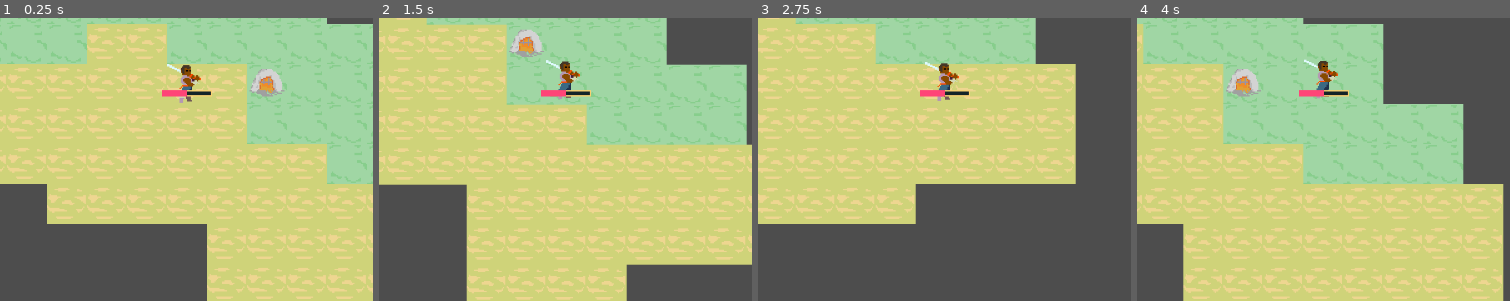
Above: before the commit, frames 1-4 (left to right).
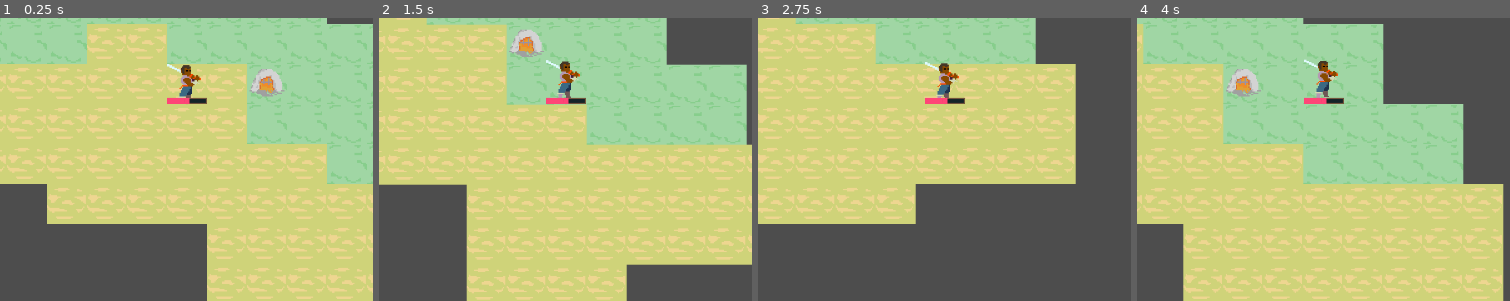
Above: after the commit, the same moments.

Repository: OttoElomaa/godot-4-roguelike-knights
Game: Godot game, scene res://Scenes/game_main.tscn
Two runs of this game, one before a commit and one after it. Both use one fixed random seed, a clock stepped at 60 frames per second and the inputs below.
Inputs (mouse positions are % of the whole screen's width and height, from its top left):
- Up to frame 1 (0.25 s): no input
- Up to frame 2 (1.5 s): tap Enter at 0.5 s; hold Right (ui_right) 0.53-1.28 s; tap 1 (1) at 0.6 s; tap 2 (2) at 0.8, 1.35 s; move the mouse to (32, 58) at 1.27 s; hold Down (ui_down) from 1.28 s (still down)
- Up to frame 3 (2.75 s): tap 3 (3) at 1.55, 2.1 s; move the mouse to (64, 30) at 2.02 s; release Down (ui_down) at 2.03 s; hold Right (ui_right) from 2.03 s (still down); tap 4 (4) at 2.3 s
- Up to frame 4 (4 s): move the mouse to (48, 74) at 2.77 s; release Right (ui_right) at 2.78 s; hold Up (ui_up) 2.78-3.53 s; tap 4 (4) at 2.85 s; tap L (L) at 3.05, 3.6 s; move the mouse to (86, 69) at 3.52 s; hold Left (ui_left) from 3.53 s (still down); tap O (O) at 3.8 s
The pictures show only the part of the screen within x 29-79%, y 41-91%; the shares and areas given below are measured in that part.

The runs differ from the first frame. In frame 1, 0.5% of the frame differs, in the area x 43-57%, y 25-31%; in frame 2, 0.6%; in frame 3, 0.5%; in frame 4, 0.6%.
Error in both runs: Invalid access to property or key 'isPlayer' on a base object of type 'Nil'. (res://Scripts/skill.gd:40)

Commit message:
Minor: Healthbars are now pretty. They shrink toward middle
Full-size empty frame, and shrinking secondary bar that alters its minSize to show the remaining life

Diff:
--- a/Resources/ResourceBarBackground01.tres
+++ b/Resources/ResourceBarBackground01.tres
@@ -6,4 +6,4 @@
 border_width_top = 1
 border_width_right = 1
 border_width_bottom = 1
-border_color = Color(0.976471, 0.819608, 0.447059, 1)
+border_color = Color(0.447059, 0.329412, 0.231373, 1)
--- a/Scenes/PlayerAndCreatures/health_component.tscn
+++ b/Scenes/PlayerAndCreatures/health_component.tscn
@@ -6,17 +6,26 @@
 
 [sub_resource type="StyleBoxEmpty" id="StyleBoxEmpty_2prju"]
 
+[sub_resource type="StyleBoxEmpty" id="StyleBoxEmpty_vgvuu"]
+
 [node name="HealthComponent" type="PanelContainer"]
-custom_minimum_size = Vector2(40, 10)
 offset_left = -20.0
 offset_right = 20.0
-offset_bottom = 10.0
+offset_bottom = 16.0
 theme_override_styles/panel = SubResource("StyleBoxEmpty_2prju")
 script = ExtResource("1_jqaur")
 
+[node name="HealthLabel" type="Label" parent="."]
+visible = false
+layout_mode = 2
+text = "HealthAmount"
+horizontal_alignment = 1
+vertical_alignment = 1
+
 [node name="HealthBar" type="ProgressBar" parent="."]
-custom_minimum_size = Vector2(40, 5)
+custom_minimum_size = Vector2(32, 5)
 layout_mode = 2
+size_flags_horizontal = 4
 size_flags_vertical = 8
 theme_override_styles/background = ExtResource("2_nheb4")
 theme_override_styles/fill = ExtResource("3_l1dc2")
@@ -25,9 +34,17 @@
 allow_lesser = true
 show_percentage = false
 
-[node name="HealthLabel" type="Label" parent="."]
-visible = false
+[node name="HealthBarRed" type="ProgressBar" parent="."]
+custom_minimum_size = Vector2(0, 5)
 layout_mode = 2
-text = "HealthAmount"
-horizontal_alignment = 1
-vertical_alignment = 1
+size_flags_horizontal = 4
+size_flags_vertical = 8
+theme_override_styles/fill = ExtResource("3_l1dc2")
+value = 100.0
+allow_greater = true
+allow_lesser = true
+show_percentage = false
+
+[node name="Panel" type="PanelContainer" parent="."]
+layout_mode = 2
+theme_override_styles/panel = SubResource("StyleBoxEmpty_vgvuu")
--- a/Scripts/PlayerAndCreatures/health_component.gd
+++ b/Scripts/PlayerAndCreatures/health_component.gd
@@ -23,22 +23,35 @@
 	updateVisual()
 	ui = creature.world.getUi()
 
+	$HealthBarRed.max_value = 100
+	$HealthBarRed.value = 100
 
 
 func updateVisual():
 
 	$HealthLabel.text = str(health)
-	$HealthBar.value = health
+	#$HealthBar.value = health
+	$HealthBar.value = 0
+
+
+	var barWidth = 32
+	var diff:float = float(health) / float(maxHealth)
+	var alteredWidth:int = ceil(barWidth * diff )
+	prints("diff: ", diff)
+	prints("health width: ", alteredWidth)
+	$HealthBarRed.custom_minimum_size.x = alteredWidth
 
 	if health >= maxHealth:
 		$HealthBar.hide()
+		$HealthBarRed.hide()
 	else:
 		$HealthBar.show()
+		$HealthBarRed.show()
 
 	if health < (maxHealth / 2):
-		$HealthBar.add_theme_stylebox_override("fill", style2)
+		$HealthBarRed.add_theme_stylebox_override("fill", style2)
 	else:
-		$HealthBar.add_theme_stylebox_override("fill", style1)
+		$HealthBarRed.add_theme_stylebox_override("fill", style1)
 
 
 func takeDamage(amount: int):
Not shown: 1 places in Scenes/PlayerAndCreatures/health_component.tscn that only renumber resources
